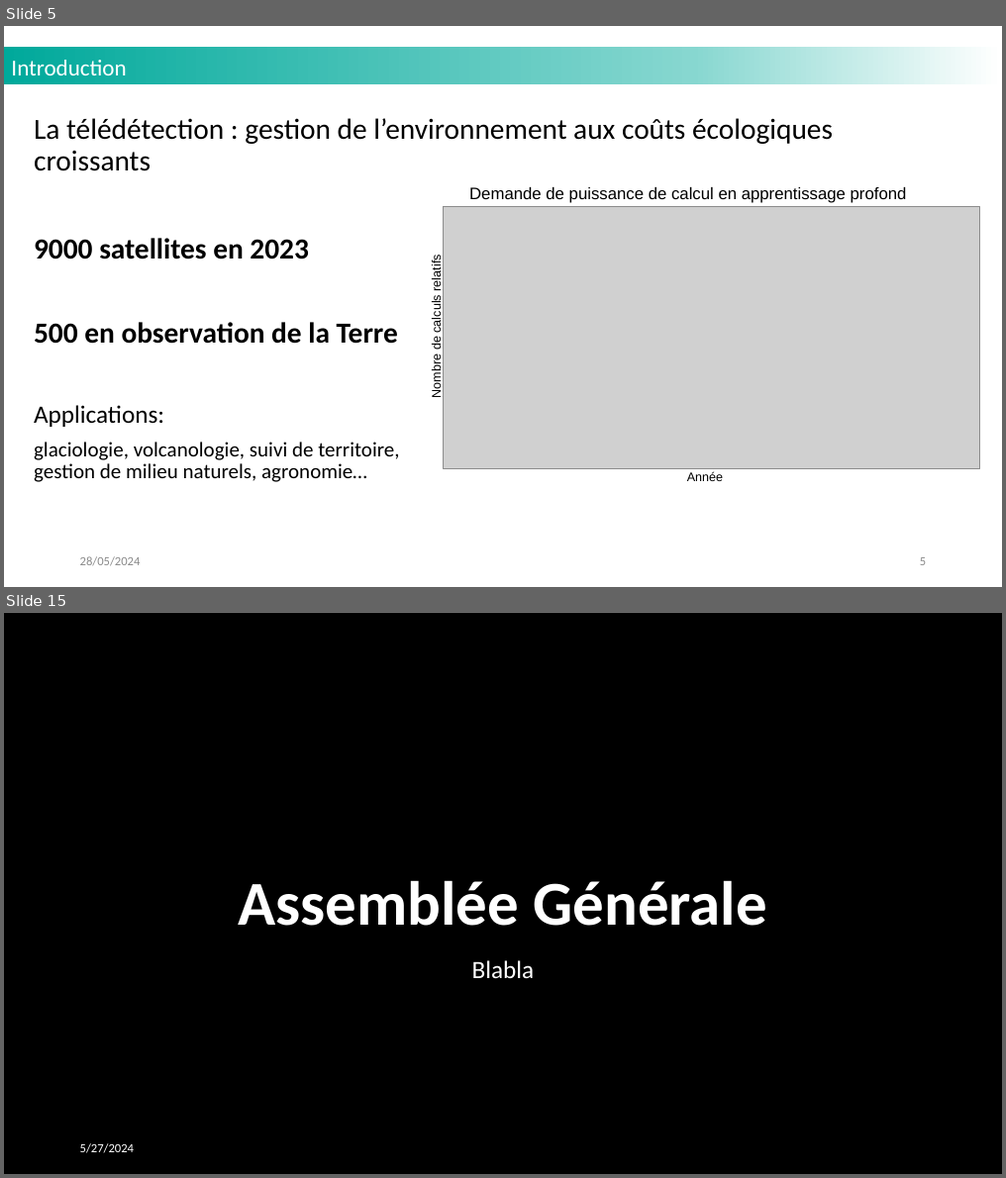
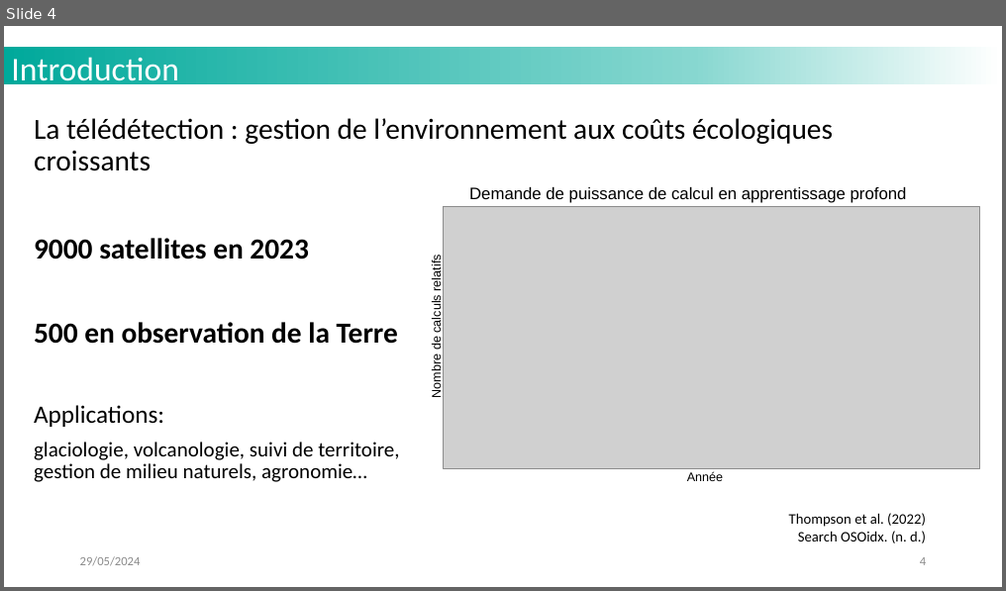
Before and after one commit to MattVerlynde/cahier-labo-stage, a slide deck: static/files_presentation/slides_presentation_stage_LISTIC_MVerlynde_2024.pptx. Shown one above the other, each under a label of ours: slides 5 and 15 before the commit, slide 4 after it; the slides between them are not shown. The pictures are 1006x1178 and 1006x591 pixels, drawn with LibreOffice and Linux fonts; fonts in the diff are those of the drawing; grey boxes stand for pictures; background and template pictures are left out. Boxes give left, top, right and bottom in pixels: in the first picture for what was removed or moved away, otherwise in the second. Text is boxed around its words. In the diff, an @@ line names an element or a change of style, - is before the commit and + after.

```diff
--- a/static/files_presentation/slides_presentation_stage_LISTIC_MVerlynde_2024.pptx
+++ b/static/files_presentation/slides_presentation_stage_LISTIC_MVerlynde_2024.pptx
@@ slide 15 removed at bbox=[4, 613, 1002, 1174], background picture (left out) @@
@@ text removed at bbox=[238, 880, 768, 926] @@
-Assemblée Générale
@@ text removed at bbox=[472, 960, 535, 979] @@
-Blabla
@@ text removed at bbox=[80, 1144, 134, 1154] @@
-5/27/2024
@@ what was slide 5 is now slide 4 @@
@@ slide 4 changed as well @@
@@ text "Introduction" at bbox=[11, 57, 178, 88]: size 22 to 32 pt @@
@@ text added at bbox=[789, 513, 926, 544], 14 pt, text #000000 @@
+Thompson et al. (2022)
+Search OSOidx. (n. d.)
@@ page number at bbox=[920, 558, 926, 566]: text changed @@
-5
+4
```
Also in this commit, not shown: 10 other slides changed, 7 slides added, 4 other slides removed, 2 other files.
